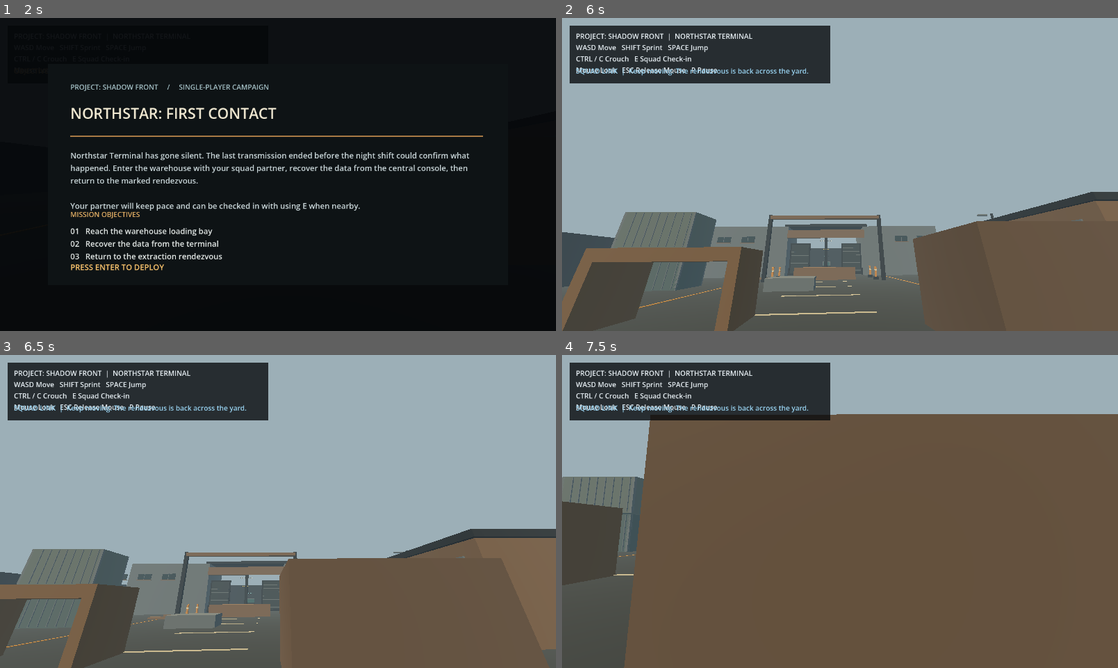
Above: before the commit, frames 1-4 (two rows, left to right).
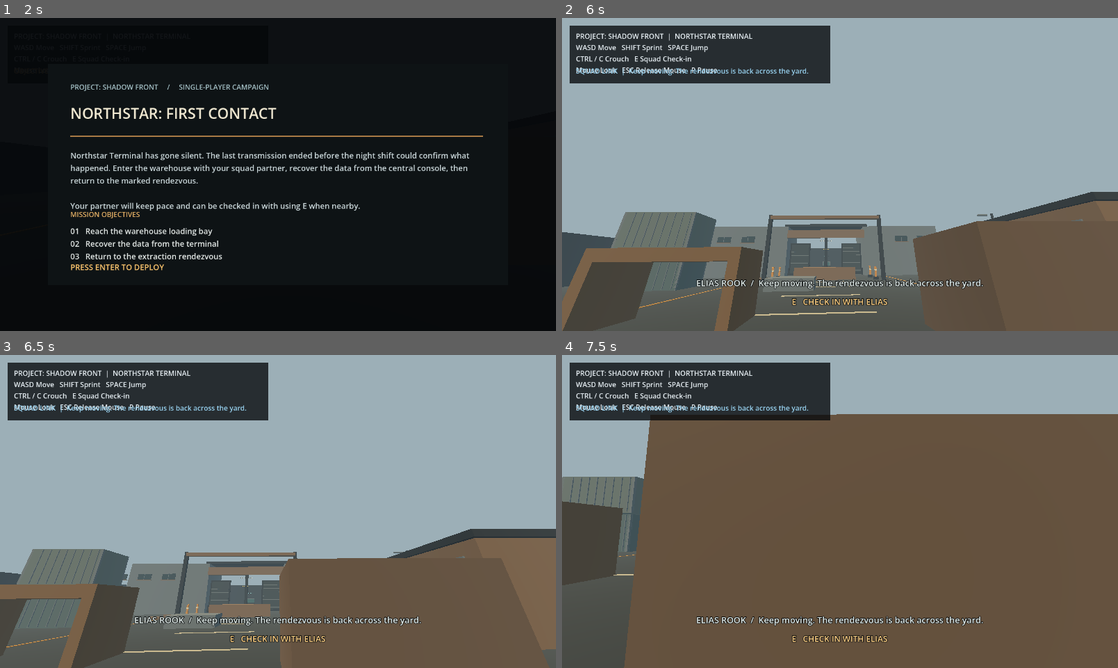
Above: after the commit, the same moments.

Repository: ahmadrohanmustafa-web/PROJECT-SHADOW-FRONT
Game: Godot game, scene res://scenes/main_menu.tscn
The game is run twice, just before and just after one commit, with the same random seed, the same clock (stepped at 60 frames per second) and the same inputs.
Inputs (mouse positions are in pixels of both pictures, inside the frame that each line leads up to):
- Up to frame 1 (2 s): click "NEW CAMPAIGN" at 0.5 s; tap Enter (ui_accept) at 1.25, 1.52 s; move the mouse to (400, 158) at 1.27 s; hold D from 1.28 s (still down); tap Keypad Enter at 1.35 s; click (400, 158) at 1.42 s
- Up to frame 2 (6 s): tap Enter (ui_accept) at 2, 2.27, 5.75 s; move the mouse to (728, 190) at 2.02 s; release D at 2.03 s; hold S 2.03-2.75 s; tap P at 2.1 s; click "RESTART MISSION" at 2.75 s; click "RESTART MISSION" at 3.5 s; click "RESTART MISSION" at 4.25 s; click "RESTART" at 5 s; move the mouse to (895, 105) at 5.77 s; hold D from 5.78 s (still down); tap E at 5.85 s
- Up to frame 3 (6.5 s): keep holding D
- Up to frame 4 (7.5 s): move the mouse to (834, 517) at 6.52 s; release D at 6.53 s; hold W from 6.53 s (still down); tap Space at 6.6 s; tap Enter (ui_accept) at 6.77 s; move the mouse to (878, 514) at 7.27 s; tap C at 7.35 s

Frame 1 is identical in both runs. In frame 2, 1.0% of the frame differs, in the area x 24-76%, y 83-92%; in frame 3, 1.0%; in frame 4, 1.1%.

Commit message:
Add contextual squad interaction prompts and subtitles

Diff:
--- a/scripts/prototype.gd
+++ b/scripts/prototype.gd
@@ -16,6 +16,9 @@
 var saved_mission_complete: bool = false
 var world_environment_node: WorldEnvironment
 var pause_menu: ShadowFrontPauseMenu
+var interaction_prompt_label: Label
+var squad_dialogue_label: Label
+var squad_dialogue_time_remaining: float = 0.0
 
 func _ready() -> void:
 	_create_environment()
@@ -354,8 +357,13 @@
 		return
 	if companion.global_position.distance_to(player.global_position) > 3.5:
 		return
-	mission_status_label.text = "SQUAD LINK  |  " + companion.get_radio_line(mission_manager.current_objective_index)
+	var radio_line := companion.get_radio_line(mission_manager.current_objective_index)
+	mission_status_label.text = "SQUAD LINK  |  " + radio_line
 	mission_status_label.add_theme_color_override("font_color", Color(0.60, 0.83, 0.95))
+	if is_instance_valid(squad_dialogue_label):
+		squad_dialogue_label.text = "ELIAS ROOK  /  " + radio_line
+		squad_dialogue_label.visible = true
+		squad_dialogue_time_remaining = 4.8
 
 func _open_terminal_intel() -> void:
 	if has_meta("intel_overlay_layer") or mission_manager.current_objective_index != 1:
@@ -604,6 +612,27 @@
 		else:
 			_on_companion_interaction()
 
+func _process(delta: float) -> void:
+	_update_interaction_feedback()
+	if squad_dialogue_time_remaining > 0.0:
+		squad_dialogue_time_remaining = maxf(0.0, squad_dialogue_time_remaining - delta)
+		if squad_dialogue_time_remaining <= 0.0 and is_instance_valid(squad_dialogue_label):
+			squad_dialogue_label.visible = false
+
+func _update_interaction_feedback() -> void:
+	if not is_instance_valid(interaction_prompt_label) or not is_instance_valid(player):
+		return
+	if has_meta("deployment_briefing_layer") or has_meta("intel_overlay_layer") or has_meta("mission_complete_layer"):
+		interaction_prompt_label.visible = false
+		return
+	var prompt_text := ""
+	if mission_manager.current_objective_index == 1 and player.global_position.distance_to(Vector3(0.0, 0.0, -24.0)) <= 3.5:
+		prompt_text = "E   ACCESS INCIDENT LOG"
+	elif is_instance_valid(companion) and companion.global_position.distance_to(player.global_position) <= 3.5:
+		prompt_text = "E   CHECK IN WITH ELIAS"
+	interaction_prompt_label.text = prompt_text
+	interaction_prompt_label.visible = not prompt_text.is_empty()
+
 func _physics_process(_delta: float) -> void:
 	if is_instance_valid(player) and player.global_position.y < -5.0:
 		player.global_position = mission_manager.checkpoint_position
@@ -632,4 +661,36 @@
 	mission_status_label.add_theme_color_override("font_color", Color(1.0, 0.78, 0.42))
 	mission_status_label.add_theme_font_size_override("font_size", 16)
 	panel.add_child(mission_status_label)
+
+	interaction_prompt_label = Label.new()
+	interaction_prompt_label.name = "InteractionPrompt"
+	interaction_prompt_label.anchor_left = 0.20
+	interaction_prompt_label.anchor_right = 0.80
+	interaction_prompt_label.anchor_top = 0.885
+	interaction_prompt_label.anchor_bottom = 0.93
+	interaction_prompt_label.horizontal_alignment = HORIZONTAL_ALIGNMENT_CENTER
+	interaction_prompt_label.vertical_alignment = VERTICAL_ALIGNMENT_CENTER
+	interaction_prompt_label.add_theme_font_size_override("font_size", 19)
+	interaction_prompt_label.add_theme_color_override("font_color", Color(1.0, 0.82, 0.52))
+	interaction_prompt_label.add_theme_color_override("font_outline_color", Color(0.015, 0.025, 0.03, 0.95))
+	interaction_prompt_label.add_theme_constant_override("outline_size", 5)
+	interaction_prompt_label.visible = false
+	layer.add_child(interaction_prompt_label)
+
+	squad_dialogue_label = Label.new()
+	squad_dialogue_label.name = "SquadDialogueSubtitle"
+	squad_dialogue_label.anchor_left = 0.12
+	squad_dialogue_label.anchor_right = 0.88
+	squad_dialogue_label.anchor_top = 0.82
+	squad_dialogue_label.anchor_bottom = 0.875
+	squad_dialogue_label.horizontal_alignment = HORIZONTAL_ALIGNMENT_CENTER
+	squad_dialogue_label.vertical_alignment = VERTICAL_ALIGNMENT_CENTER
+	squad_dialogue_label.add_theme_font_size_override("font_size", 20)
+	squad_dialogue_label.add_theme_color_override("font_color", Color(0.90, 0.94, 0.93))
+	squad_dialogue_label.add_theme_color_override("font_outline_color", Color(0.015, 0.025, 0.03, 0.98))
+	squad_dialogue_label.add_theme_constant_override("outline_size", 5)
+	squad_dialogue_label.autowrap_mode = TextServer.AUTOWRAP_WORD_SMART
+	squad_dialogue_label.visible = false
+	layer.add_child(squad_dialogue_label)
+
 	add_child(layer)
